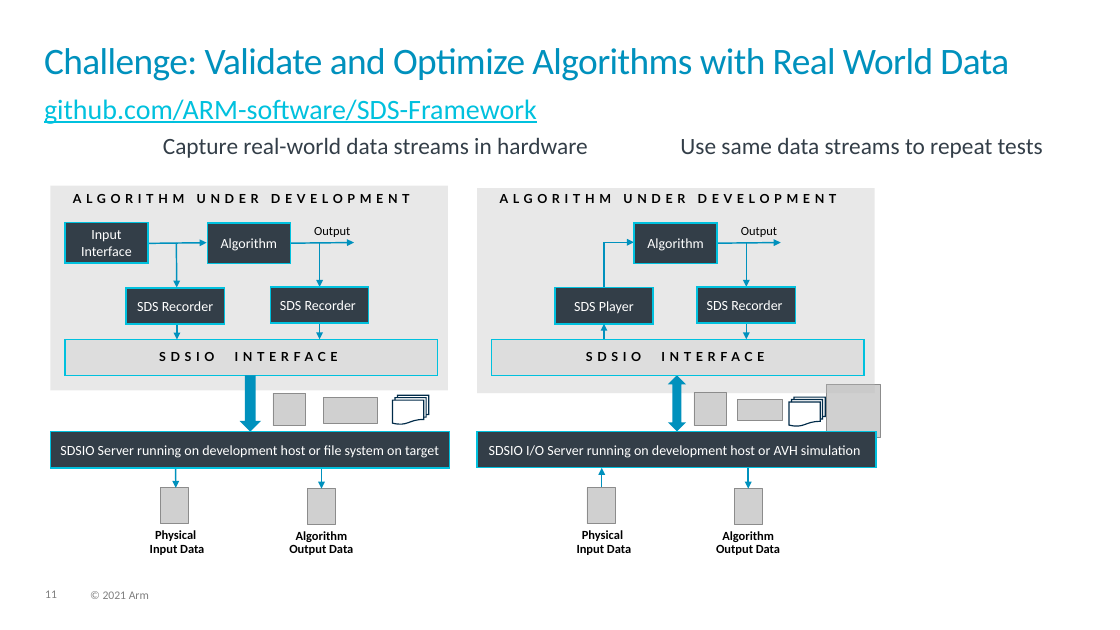
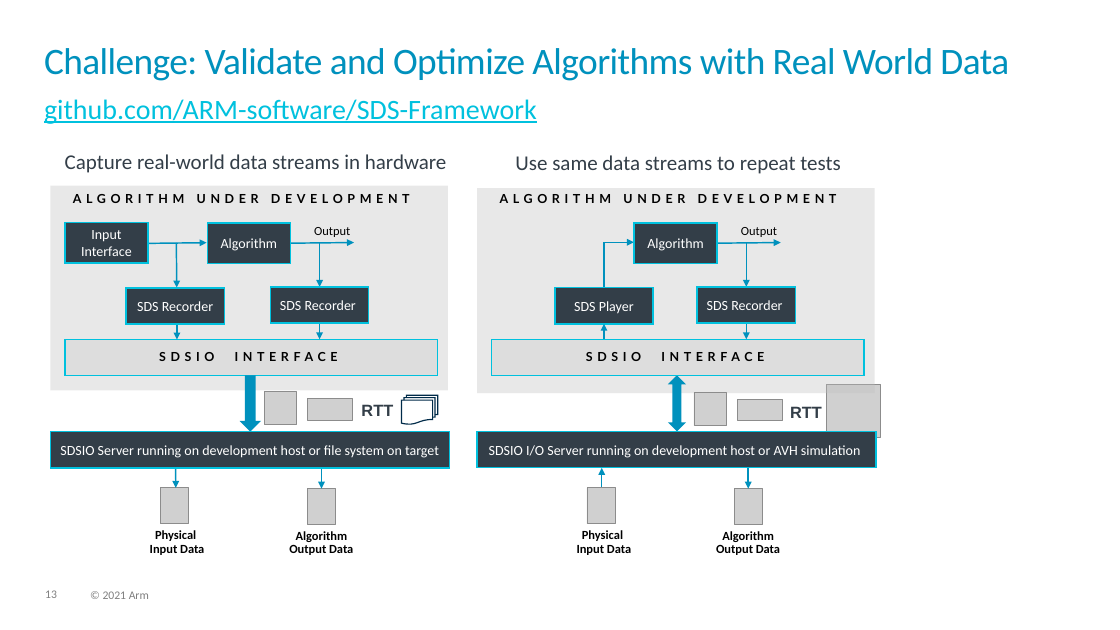
Before and after one commit to ARM-software/SDS-Framework, a slide deck: slide 13 of documentation/images/overview.pptx (slide 11 before the commit). Drawn at 1120x630 pixels with LibreOffice and Linux fonts; fonts in the diff are those of the drawing; grey boxes stand for pictures. Boxes give left, top, right and bottom in pixels: in the first picture for what was removed or moved away, otherwise in the second. Text is boxed around its words. In the diff, an @@ line names an element or a change of style, - is before the commit and + after.

```diff
--- a/documentation/images/overview.pptx
+++ b/documentation/images/overview.pptx
@@ text "Capture real-world data streams in ...": place and size @@
-text "Capture real-world data streams in ..." at box(163, 137, 588, 158)
+text "Capture real-world data streams in ..." at box(65, 154, 446, 173)
@@ text "Capture real-world data streams in ..." at box(65, 154, 446, 173): size 20 to 18 pt @@
@@ text "Use same data streams to ..." at box(515, 155, 840, 174): size 20 to 18 pt @@
@@ text "Use same data streams to ...": place and size @@
-text "Use same data streams to ..." at box(680, 137, 1043, 158)
+text "Use same data streams to ..." at box(515, 155, 840, 174)
@@ picture: place and size @@
-picture at box(273, 393, 306, 426)
+picture at box(264, 392, 297, 425)
@@ picture: place and size @@
-picture at box(323, 397, 377, 423)
+picture at box(308, 399, 352, 421)
@@ text added at box(361, 404, 393, 416), 14 pt, text #333E48, bold @@
+RTT
@@ flow chart multidocument: place and size @@
-flow chart multidocument at box(392, 395, 429, 424)
+flow chart multidocument at box(402, 395, 438, 424)
@@ flow chart multidocument removed at box(789, 397, 825, 427) @@
@@ text added at box(790, 406, 822, 418), 14 pt, text #333E48, bold @@
+RTT
@@ page number at box(45, 590, 57, 598): text changed @@
-11
+13
```
Also in this commit, not shown: 3 other slides changed, 2 slides added, 11 other files.
